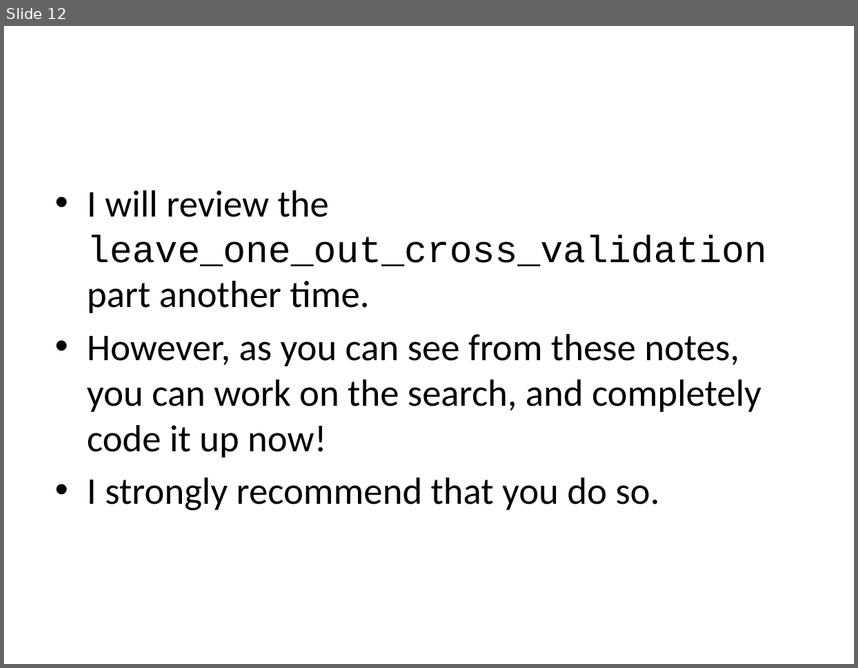
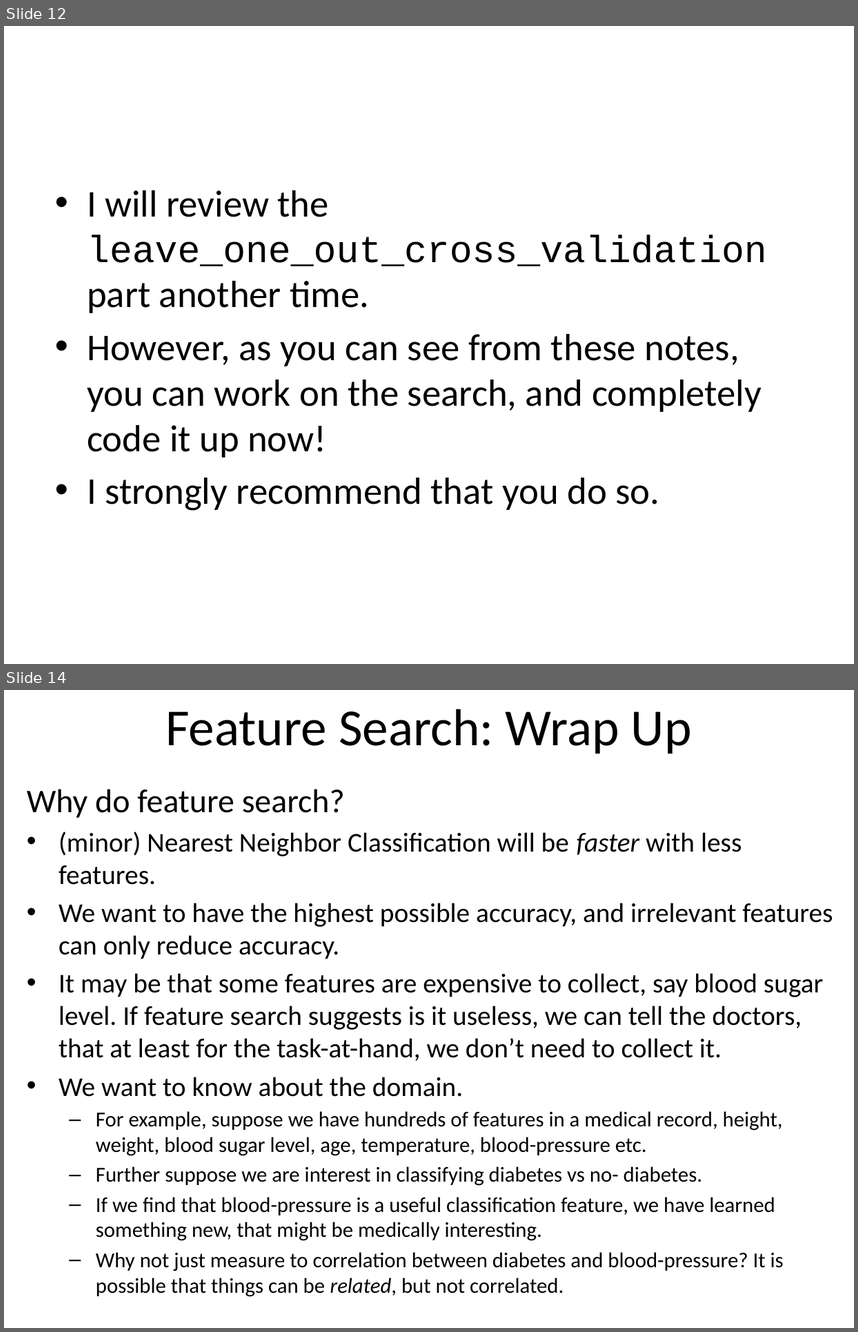
Before and after one commit to ader003/cs170-FSwNN, a slide deck: Project 2 Specifications/Project_2_hints.pptx. Shown one above the other, each under a label of ours: slide 12 before the commit, slides 12 and 14 after it; the slides between them are not shown. The pictures are 858x668 and 858x1332 pixels, drawn with LibreOffice and Linux fonts; fonts in the diff are those of the drawing. Boxes give left, top, right and bottom in pixels: in the first picture for what was removed or moved away, otherwise in the second. Text is boxed around its words. In the diff, an @@ line names an element or a change of style, - is before the commit and + after.

```diff
--- a/Project 2 Specifications/Project_2_hints.pptx
+++ b/Project 2 Specifications/Project_2_hints.pptx
@@ slide 14 added at (x1=4, y1=690, x2=854, y2=1328), background #FFFFFF @@
@@ title added at (x1=165, y1=709, x2=692, y2=753), 44 pt, text #000000 @@
+Feature Search: Wrap Up
@@ text added at (x1=27, y1=789, x2=833, y2=1297), 18 pt, text #000000 @@
+Why do feature search?
+• (minor) Nearest Neighbor Classification will be faster with less features.
+• We want to have the highest possible accuracy, and irrelevant features can only reduce accuracy.
+• It may be that some features are expensive to collect, say blood sugar level. If feature search suggests is it useless, we can tell the doctors, that at least for the task-at-hand, we don’t need to collect it.
+• We want to know about the domain.
+  – For example, suppose we have hundreds of features in a medical record, height, weight, blood sugar level, age, temperature, blood-pressure etc.
+  – Further suppose we are interest in classifying diabetes vs no- diabetes.
+  – If we find that blood-pressure is a useful classification feature, we have learned something new, that might be medically interesting.
+  – Why not just measure to correlation between diabetes and blood-pressure? It is possible that things can be related, but not correlated.
```
Also in this commit, not shown: 20 other slides added, 8 other files.
